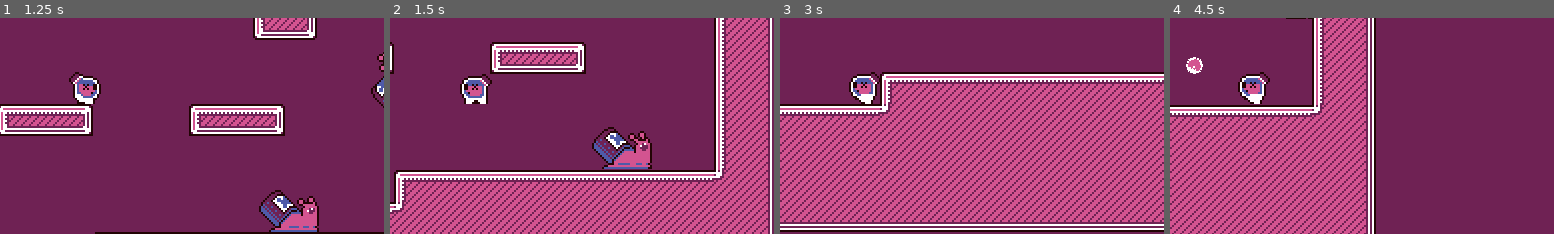
Above: before the commit, frames 1-4 (left to right).
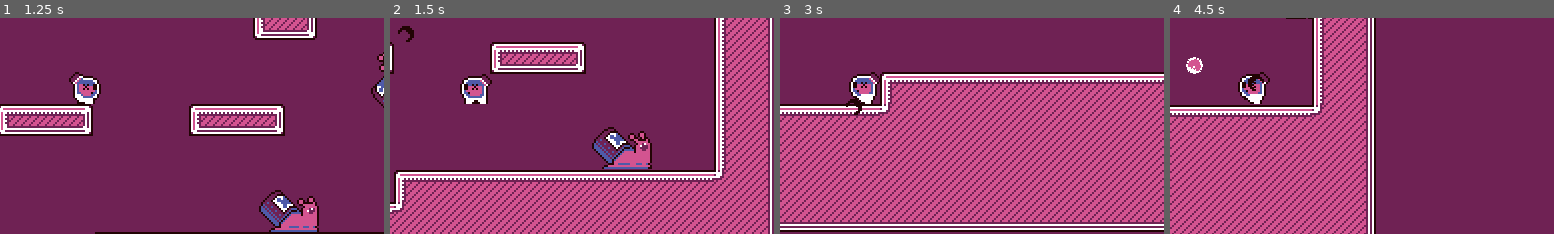
Above: after the commit, the same moments.

Repository: OceanBoy612/ludumdare21
Game: Godot game, scene res://Code/World/World.tscn
Two runs of this game, one before a commit and one after it. Both use one fixed random seed, a clock stepped at 60 frames per second and the inputs below.
Inputs (mouse positions are % of the whole screen's width and height, from its top left):
- Up to frame 1 (1.25 s): move the mouse to (72, 45) at 0.52 s; press the mouse at (72, 45) at 0.53 s; hold Right (ui_right) from 0.53 s (still down); tap Space (jump) at 0.77 s
- Up to frame 2 (1.5 s): keep holding Right (ui_right); move the mouse to (30, 55) at 1.27 s; release the mouse at (30, 55) at 1.28 s; click (30, 55) at 1.35 s
- Up to frame 3 (3 s): tap Space (jump) at 1.52 s; move the mouse to (60, 28) at 2.02 s; release Right (ui_right) at 2.03 s; press the mouse at (60, 28) at 2.03 s; hold Left (ui_left) 2.03-2.78 s; move the mouse to (45, 70) at 2.77 s; release the mouse at (45, 70) at 2.78 s; hold Right (ui_right) from 2.78 s (still down); click (45, 70) at 2.85 s
- Up to frame 4 (4.5 s): tap Space (jump) at 3.02, 3.77 s; move the mouse to (80, 65) at 3.52 s; press the mouse at (80, 65) at 3.53 s; move the mouse to (20, 35) at 4.27 s; release Right (ui_right) at 4.28 s; release the mouse at (20, 35) at 4.28 s; hold Left (ui_left) from 4.28 s (still down); click (20, 35) at 4.35 s
The pictures show only the part of the screen within x 39-89%, y 30-80%; the shares and areas given below are measured in that part.

Frame 1 is identical in both runs. In frame 2, 0.1% of the frame differs, in the area x 2-7%, y 3-12%; in frame 3, 0.1%; in frame 4, 0.1%.

Commit message:
Added muzzle flash

Diff:
--- a/src/Code/Player/Player.gd
+++ b/src/Code/Player/Player.gd
@@ -24,7 +24,7 @@
 
 
 onready var bullet_tscn = preload("res://Code/Player/Bullet/Bullet.tscn")
-
+onready var muzzleEffect = preload("res://Code/Effects/ExplosionEffectSmall.tscn")
 
 var move_dir: Vector2 = Vector2()
 var look_dir: Vector2 = Vector2()
@@ -70,6 +70,8 @@
 	knockback += Vector2(-1,0).rotated(bul.global_rotation) * knockback_strength
 
 	emit_signal("shot")
+
+	muzzle_flash()
 
 
 func jump():
@@ -158,3 +160,8 @@
 
 func _is_shoot_just_pressed() -> bool:
 	return OS.get_system_time_msecs() - last_shoot_time < shoot_buffer_msecs
+
+func muzzle_flash():
+	var effect = muzzleEffect.instance()
+	effect.position = $aimer/offset.global_position
+	get_parent().add_child(effect)
